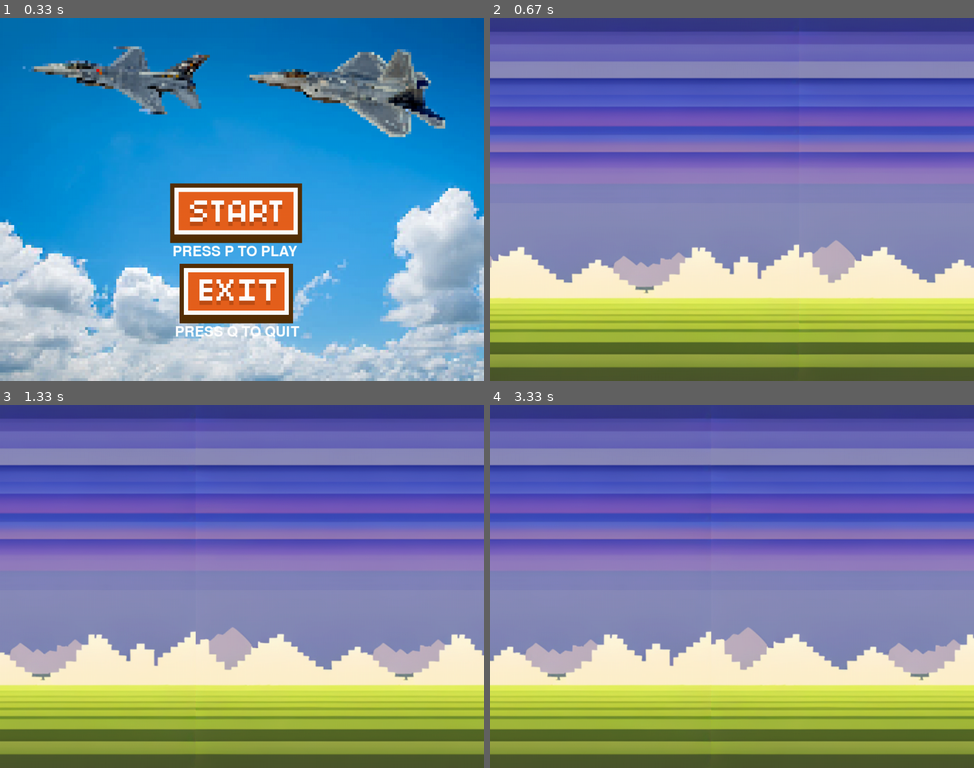
Above: before the commit, frames 1-4 (two rows, left to right).
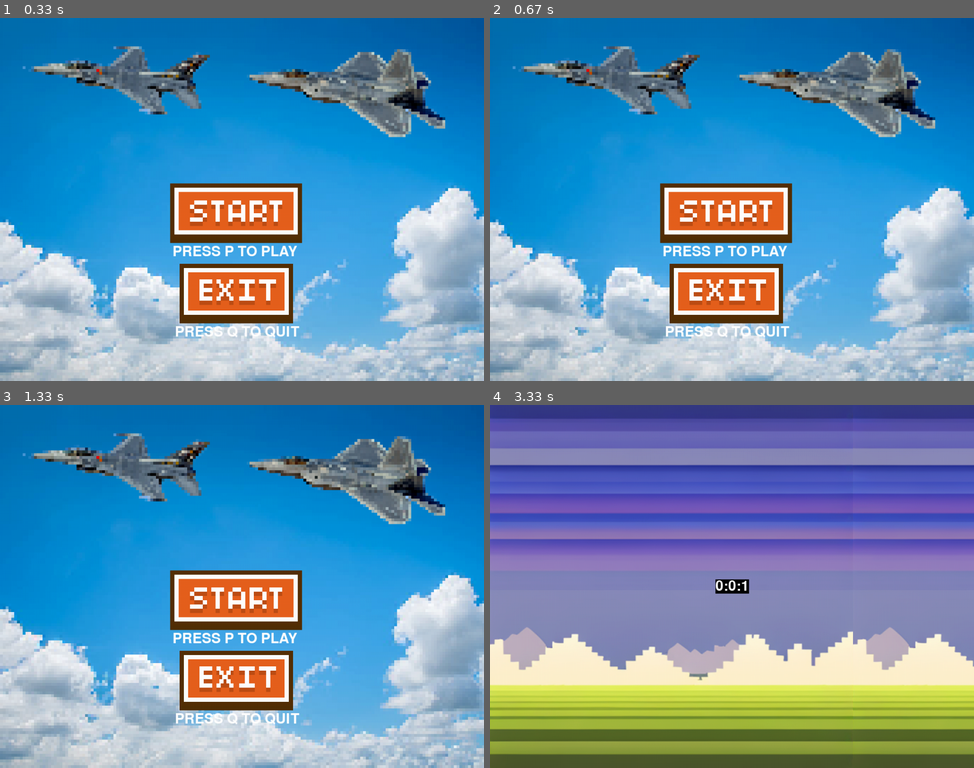
Above: after the commit, the same moments.

Repository: NezirNezirevic1054620/pygame_app
Game: pygame game, started from game.py
The game is run twice, just before and just after one commit, with the same random seed, the same clock (stepped at 60 frames per second) and the same inputs.
Inputs:
- Up to frame 1 (0.33 s): no input
- Up to frame 2 (0.67 s): tap P at 0.33 s
- Up to frame 3 (1.33 s): no input
- Up to frame 4 (3.33 s): tap Enter at 3.3 s

Frame 1 is identical in both runs. In frame 2, 100% of the frame differs, in the area x 0-100%, y 0-100%; in frame 3, 100%; in frame 4, 6.5%.

Commit message:
added timer to scrolling background

Diff:
--- a/utils/scrolling_background.py
+++ b/utils/scrolling_background.py
@@ -1,6 +1,7 @@
 import pygame
 import math
 from view import screen
+from utils import timer
 
 pygame.init()
 
@@ -16,7 +17,6 @@
     font,
     text_color,
 ):
-    # Load image
     background = pygame.image.load("images/background.png").convert()
     background_width = background.get_width()
     background_height = background.get_height()
@@ -24,7 +24,6 @@
     # Define game variables
     scroll = 0
     screen_tiles = math.ceil(SCREEN_WIDTH / background_width) + 1
-
     # Game loop
     run = True
 
@@ -41,7 +40,12 @@
         # Reset scroll
         if abs(scroll) > background_width:
             scroll = 0
-
+        timer.game_timer(
+            canvas=canvas,
+            font=font,
+            SCREEN_WIDTH=SCREEN_WIDTH,
+            SCREEN_HEIGHT=SCREEN_HEIGHT,
+        )
         # Event handler
         for event in pygame.event.get():
             if event.type == pygame.KEYDOWN:
@@ -51,5 +55,4 @@
                 if event.type == pygame.K_q:
                     quit()
                     break
-
         pygame.display.flip()
--- a/utils/timer.py
+++ b/utils/timer.py
@@ -25,4 +25,10 @@
             secs = 0
             hours += 1
         text = font.render(f"{hours}:{mins}:{secs}", True, (255, 255, 255), (0, 0, 0))
-        pygame.display.update()
+        for event in pygame.event.get():
+            if event.type == pygame.QUIT:
+                quit()
+            if event.type == pygame.KEYDOWN:
+                if event.key == pygame.K_q:
+                    quit()
+        pygame.display.flip()
--- a/view/screen.py
+++ b/view/screen.py
@@ -2,6 +2,7 @@
 
 # from utils import timer
 from utils import scrolling_background
+from utils import timer
 
 pygame.init()
 
@@ -31,7 +32,7 @@
 
 # functie om de game te starten
 def start_game_screen(canvas, font, SCREEN_WIDTH, SCREEN_HEIGHT, text_color):
-    canvas.blit(background_ingame, (0, 0))
+    # canvas.blit(background_ingame, (0, 0))
     scrolling_background.scrolling_background(
         SCREEN_HEIGHT=SCREEN_HEIGHT,
         SCREEN_WIDTH=SCREEN_WIDTH,
@@ -41,10 +42,7 @@
         font=font,
         text_color=text_color,
     )
-    # timer.game_timer(
-    #     canvas=canvas, font=font, SCREEN_WIDTH=SCREEN_WIDTH, SCREEN_HEIGHT=SCREEN_HEIGHT
-    # )
-    pygame.display.flip()
+    # pygame.display.flip()
 
 
 # Functie voor het game-over scherm
Not shown, changed: .gitignore
